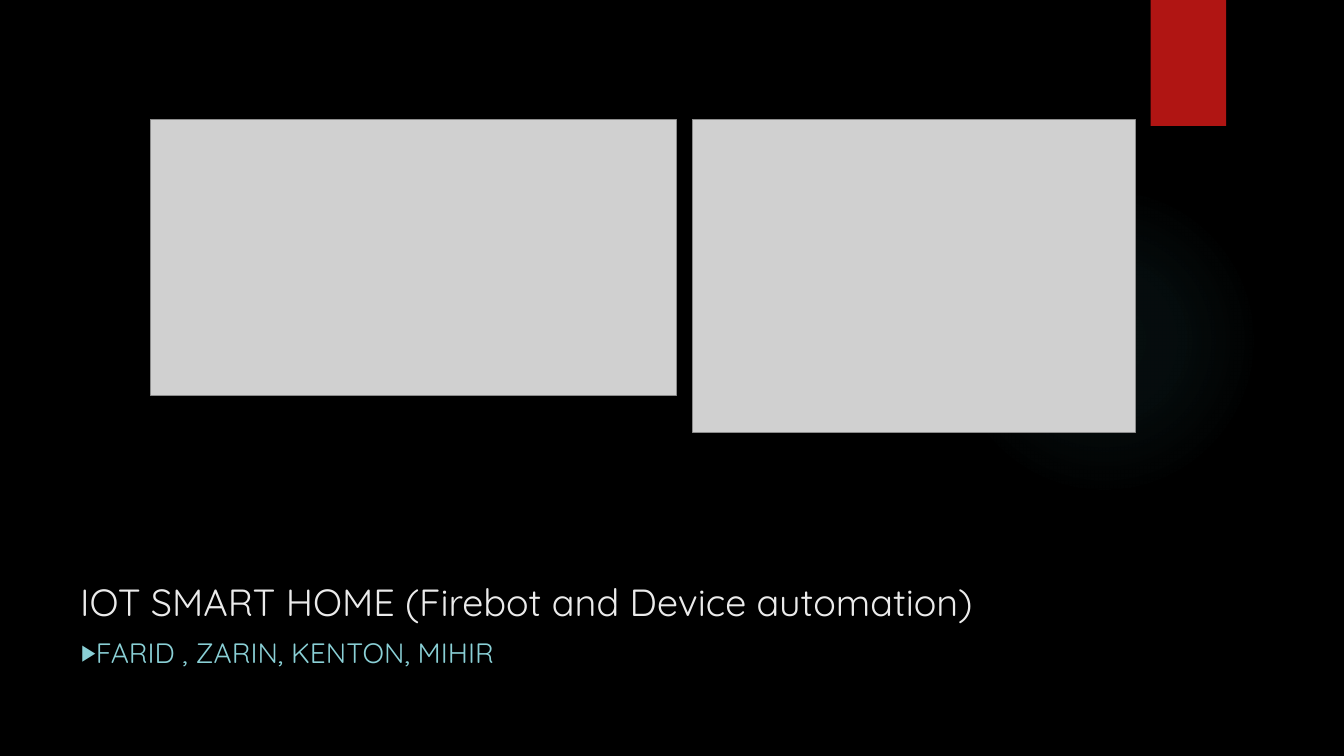
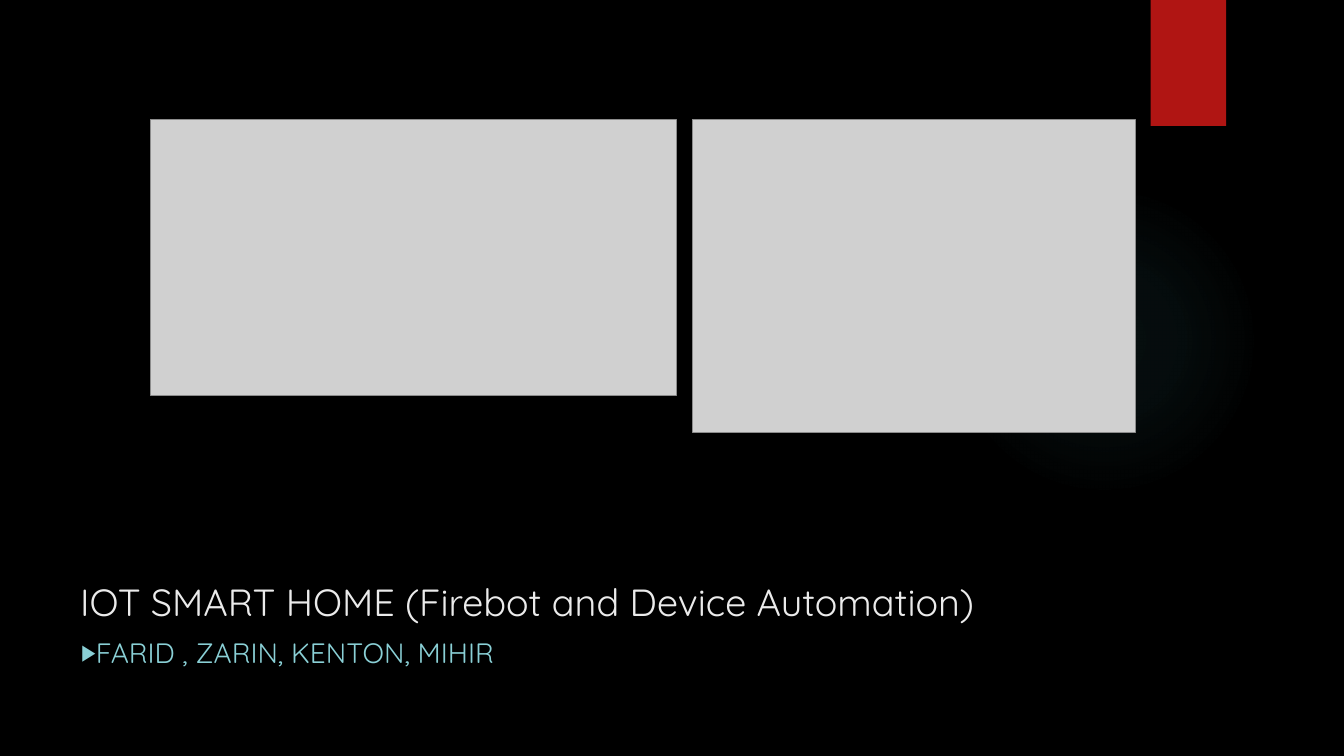
Before and after one commit to Sandhie177/UMKC_Hackathon_Fall_2018_IoT_Group_2, a slide deck: slide 1 of Documentation/IOT-SMART-HOME-Firebot-and-light-automation.pptx. Drawn at 1344x756 pixels with LibreOffice and Linux fonts; fonts in the diff are those of the drawing; grey boxes stand for pictures; background and template pictures are left out. Boxes give left, top, right and bottom in pixels: in the first picture for what was removed or moved away, otherwise in the second. Text is boxed around its words. In the diff, an @@ line names an element or a change of style, - is before the commit and + after.

```diff
--- a/Documentation/IOT-SMART-HOME-Firebot-and-light-automation.pptx
+++ b/Documentation/IOT-SMART-HOME-Firebot-and-light-automation.pptx
@@ title at [80, 588, 974, 623]: text changed @@
-IOT SMART HOME (Firebot and Device automation)
+IOT SMART HOME (Firebot and Device Automation)
```
Also in this commit, not shown: 4 other slides changed.
